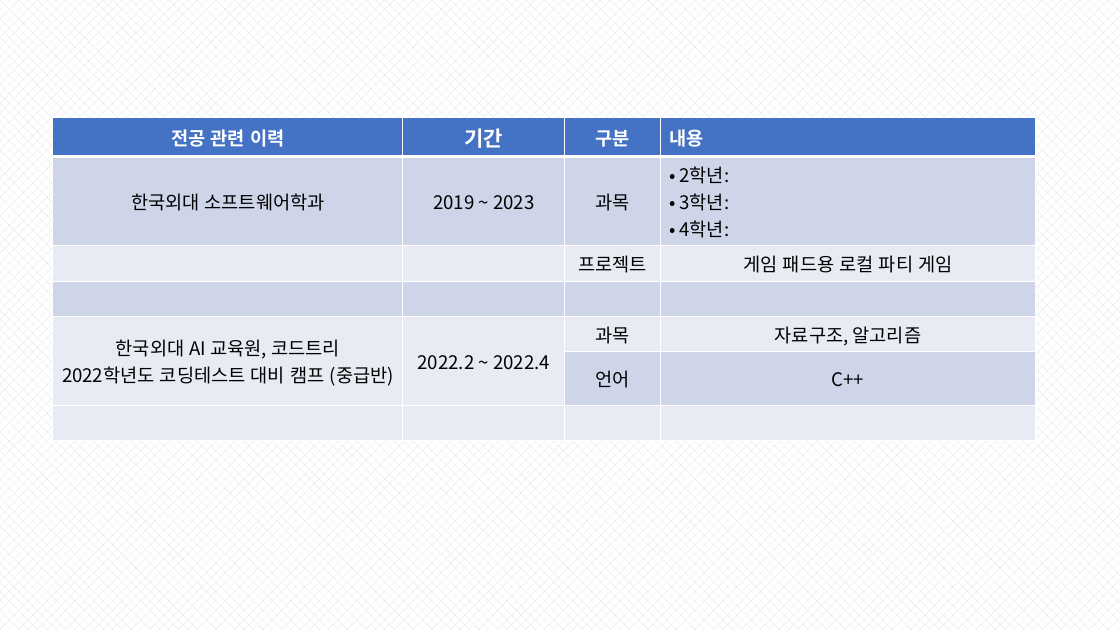
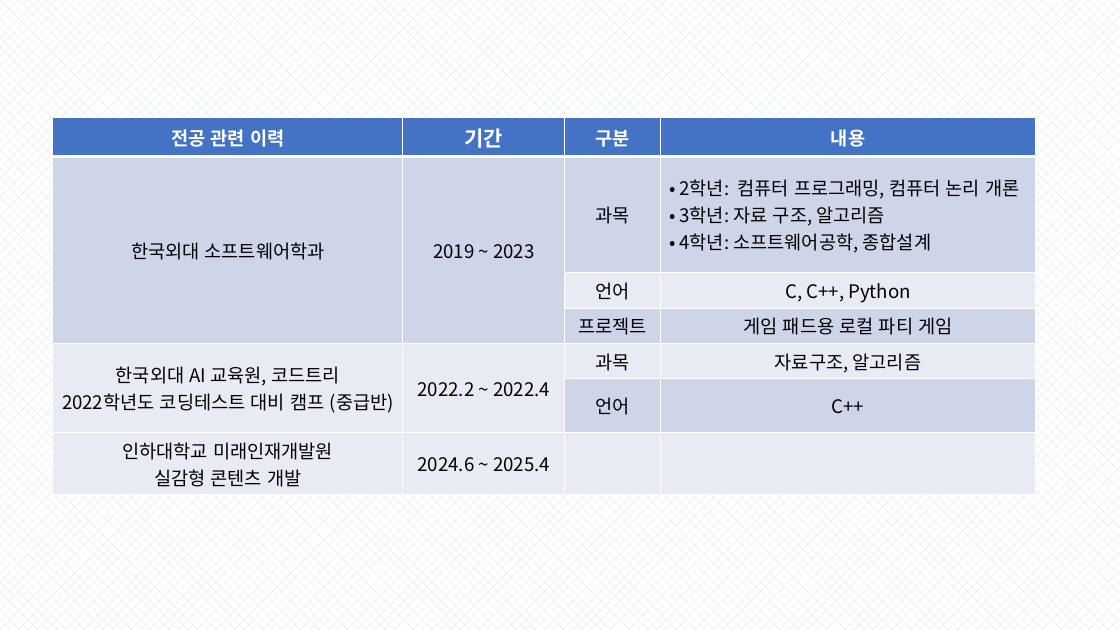
Before and after one commit to catnip144/InhaGame-2024, a slide deck: slide 2 of GetAJob/포트폴리오_주완.pptx. Drawn at 1120x630 pixels with LibreOffice and Linux fonts; fonts in the diff are those of the drawing. Boxes give left, top, right and bottom in pixels: in the first picture for what was removed or moved away, otherwise in the second. Text is boxed around its words. In the diff, an @@ line names an element or a change of style, - is before the commit and + after.

```diff
--- a/GetAJob/포트폴리오_주완.pptx
+++ b/GetAJob/포트폴리오_주완.pptx
@@ table at [53, 118, 1035, 491] @@
-row 2: 한국외대 소프트웨어학과 | 2019 ~ 2023 | 과목 | • 2학년: / • 3학년: / • 4학년:
+row 2: 한국외대 소프트웨어학과 | 2019 ~ 2023 | 과목 | • 2학년: 컴퓨터 프로그래밍, 컴퓨터 논리 개론 / • 3학년: 자료 구조, 알고리즘 / • 4학년: 소프트웨어공학, 종합설계
+row 3:  |  | 언어 | C, C++, Python
-row 4:  |  |  | 
-row 7, column 1: 
+row 7, column 1: 인하대학교 미래인재개발원 실감형 콘텐츠 개발
-row 7, column 2: 
+row 7, column 2: 2024.6 ~ 2025.4
@@ alignment left to centre @@
```
